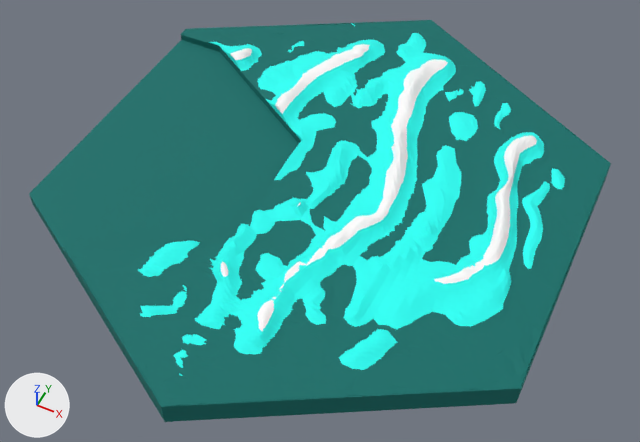
The glTF model public/assets/harbor_water.glb, before and after one commit.
Before and after are seen from a 50 mm camera at (33.1, -100.0, 82.9) aimed at (-0.5, -32.8, -1.1). The axes (+X, +Y, +Z) are drawn at lower left. The lights are the same throughout. The picture after the commit comes second. Vertices at exactly the same position are counted once.

In view in the first picture: 'harbor_water'.
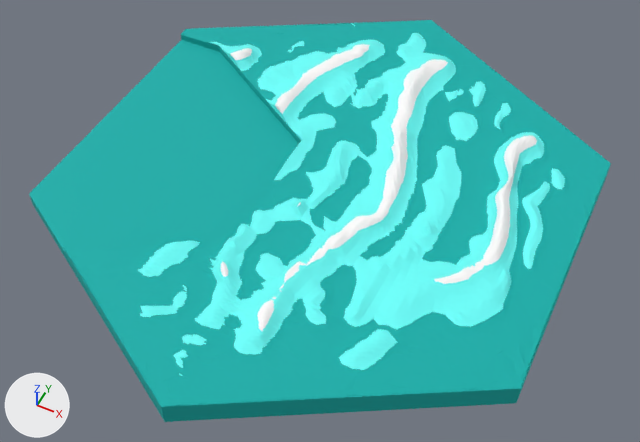
Where the change shows, as pixel boxes (x1, y1, x2, y2) in the pictures (640 x 442 px):
part 1 of me_harbor_water___1, recoloured (lighter): (29, 20, 611, 422) in both

The edits, one by one:
me_harbor_water___1 has 8037 vertices, 15980 faces and spans x -34.0..30.1, y -66.0..7.9, z 0.0..4.9.
me_harbor_water___1 is used by ob_harbor_water; location (0.0, 0.0, 0.0).
me_harbor_water___1 part 1: 13652 faces centred in x -34.0..30.1, y -66.0..7.3, z 0.0..3.9 are repainted in the vertex colours; the middle colour goes from cyan #27fff5 to cyan #6dfffb.
